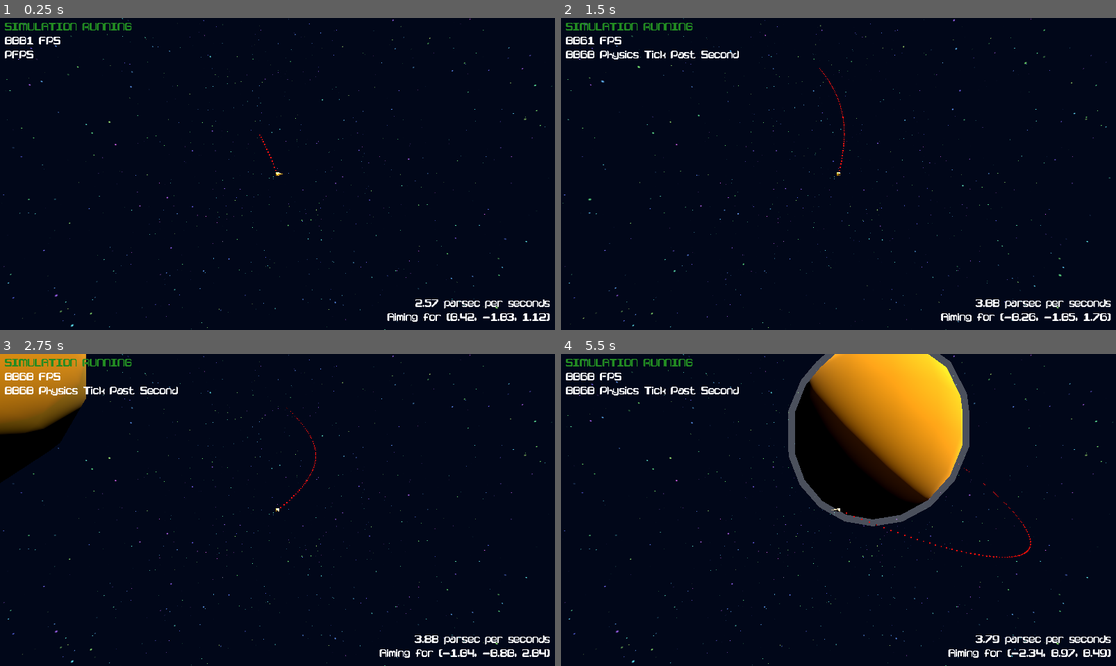
Above: before the commit, frames 1-4 (two rows, left to right).
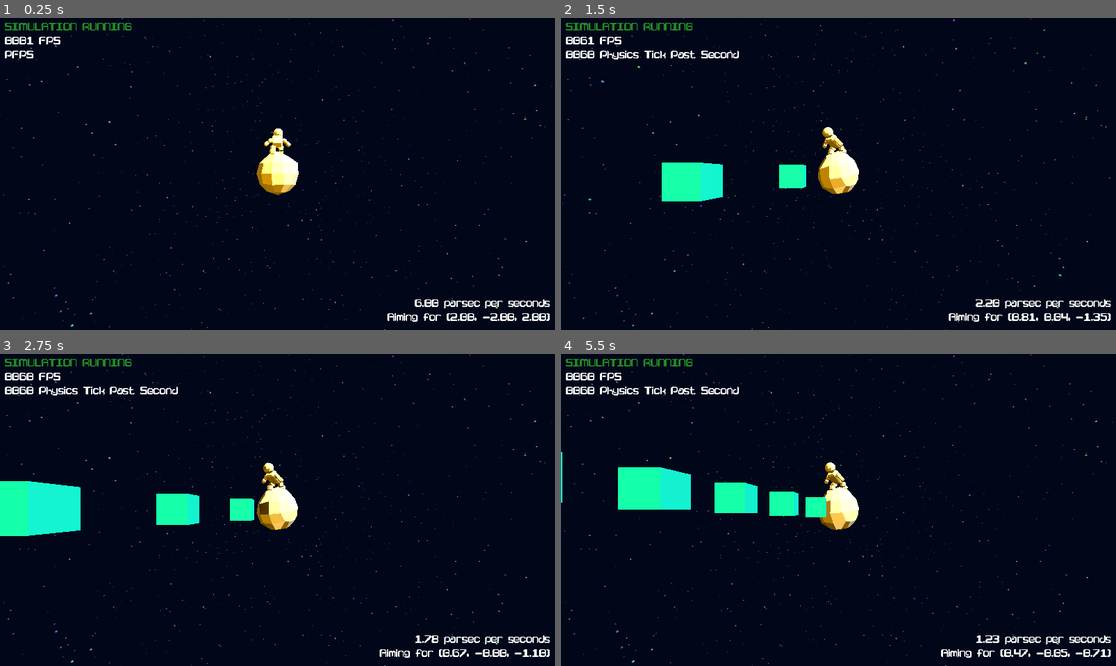
Above: after the commit, the same moments.

Repository: BlessedSleepSeeker/SpeedOfLight
Game: Godot game, scene res://world/StarSystem.tscn
The game is run twice, just before and just after one commit, with the same random seed, the same clock (stepped at 60 frames per second) and the same inputs.
Inputs (mouse positions are in pixels of both pictures, inside the frame that each line leads up to):
- Up to frame 1 (0.25 s): no input
- Up to frame 2 (1.5 s): move the mouse to (960, 158) at 0.52 s; tap Shift (BulletTime) at 0.6 s; click (960, 158) at 0.8 s; move the mouse to (727, 189) at 1.27 s; click (727, 189) at 1.35 s
- Up to frame 3 (2.75 s): tap Space (TogglePhysics) at 1.55, 2.1 s; tap Enter at 2 s; move the mouse to (333, 441) at 2.02 s; click (333, 441) at 2.17 s; tap Shift (BulletTime) at 2.3 s
- Up to frame 4 (5.5 s): move the mouse to (810, 572) at 2.77 s; tap Shift (BulletTime) at 2.85, 4.55 s; click (810, 572) at 3.05 s; move the mouse to (1005, 556) at 3.52 s; click (1005, 556) at 3.6 s; tap Space (TogglePhysics) at 3.8, 5.1 s; move the mouse to (672, 463) at 4.27 s; right-click (672, 463) at 4.35 s; click (672, 463) at 4.42 s; move the mouse to (866, 510) at 5.02 s; click (866, 510) at 5.3 s

The runs differ from the first frame. In frame 1, 1.2% of the frame differs, in the area x 46-99%, y 35-98%; in frame 2, 3.1%; in frame 3, 9.2%; in frame 4, 19%, in the area x 0-99%, y 0-98%.

Commit message:
Added aiming system and aiming indicator, reworked tail drawing with pooling

Diff:
--- /dev/null
+++ b/speed-of-light/comet/AimingMesh.tscn
@@ -0,0 +1,16 @@
+[gd_scene load_steps=3 format=3 uid="uid://ctsceytyjjrid"]
+
+[sub_resource type="PrismMesh" id="PrismMesh_vgxvb"]
+size = Vector3(0.4, 0.4, 0.2)
+
+[sub_resource type="StandardMaterial3D" id="StandardMaterial3D_8cvqk"]
+shading_mode = 2
+vertex_color_use_as_albedo = true
+albedo_color = Color(1, 0, 0, 1)
+
+[node name="AimingStatic" type="StaticBody3D"]
+
+[node name="AimingMesh" type="CSGMesh3D" parent="."]
+transform = Transform3D(-1, 8.742278e-08, 3.821371e-15, 0, -4.371139e-08, 1, 8.742278e-08, 1, 4.371139e-08, 0, 0, 0)
+mesh = SubResource("PrismMesh_vgxvb")
+material = SubResource("StandardMaterial3D_8cvqk")
--- a/speed-of-light/comet/Comet.tscn
+++ b/speed-of-light/comet/Comet.tscn
@@ -1,24 +1,11 @@
-[gd_scene load_steps=8 format=3 uid="uid://bs8425q4yrea2"]
+[gd_scene load_steps=5 format=3 uid="uid://bs8425q4yrea2"]
 
 [ext_resource type="Script" uid="uid://c04ppl8c5jc2w" path="res://comet/comet.gd" id="1_xiij3"]
-[ext_resource type="Material" uid="uid://clchh2kla8gsp" path="res://comet/material/base_comet_material.tres" id="2_g1h47"]
+[ext_resource type="PackedScene" uid="uid://dy7x3knm44k6k" path="res://comet/model/CometSkin.tscn" id="2_g1h47"]
 [ext_resource type="PackedScene" uid="uid://pqykoxve28eu" path="res://camera/CameraOrbit.tscn" id="2_se40t"]
 
 [sub_resource type="SphereShape3D" id="SphereShape3D_xiij3"]
-radius = 0.72502416
-
-[sub_resource type="CylinderMesh" id="CylinderMesh_xiij3"]
-material = ExtResource("2_g1h47")
-bottom_radius = 0.0
-
-[sub_resource type="SphereMesh" id="SphereMesh_se40t"]
-material = ExtResource("2_g1h47")
-radius = 0.6
-height = 1.2
-
-[sub_resource type="BoxMesh" id="BoxMesh_se40t"]
-material = ExtResource("2_g1h47")
-size = Vector3(0.4, 0.4, 0.4)
+radius = 0.5294755
 
 [node name="Comet" type="CharacterBody3D"]
 collision_layer = 3
@@ -28,24 +15,20 @@
 [node name="CollisionShape3D" type="CollisionShape3D" parent="."]
 shape = SubResource("SphereShape3D_xiij3")
 
-[node name="MeshRotator" type="Node3D" parent="."]
-transform = Transform3D(1.1924881e-08, 0, -1, 0, 1, 0, 1, 0, 1.1924881e-08, 0, 0, 0)
-
-[node name="MeshInstance3D" type="MeshInstance3D" parent="MeshRotator"]
+[node name="CometSkin" parent="." instance=ExtResource("2_g1h47")]
 unique_name_in_owner = true
-transform = Transform3D(-4.371139e-08, 1, 0, -1, -4.371139e-08, 0, 0, 0, 1, -1.1310803, 0, 0)
-mesh = SubResource("CylinderMesh_xiij3")
-skeleton = NodePath("../..")
-
-[node name="MeshInstance3D2" type="MeshInstance3D" parent="MeshRotator"]
-transform = Transform3D(-0.016021444, 0.9998717, 0, -0.9998717, -0.016021444, 0, 0, 0, 1, 0, 0, 0)
-mesh = SubResource("SphereMesh_se40t")
-skeleton = NodePath("../..")
-
-[node name="MeshInstance3D3" type="MeshInstance3D" parent="MeshRotator"]
-transform = Transform3D(1, 0, 0, 0, 0.47222775, -0.8814766, 0, 0.8814766, 0.47222775, -1, 0, 0)
-mesh = SubResource("BoxMesh_se40t")
-skeleton = NodePath("../..")
 
 [node name="CameraOrbit" parent="." instance=ExtResource("2_se40t")]
 unique_name_in_owner = true
+maxZoom = 150.0
+minZoom = 5.0
+zoomStep = 5.0
+
+[node name="DirectionRaycast" type="RayCast3D" parent="CameraOrbit"]
+unique_name_in_owner = true
+
+[node name="Hitbox" type="Area3D" parent="."]
+unique_name_in_owner = true
+
+[node name="CollisionShape3D2" type="CollisionShape3D" parent="Hitbox"]
+shape = SubResource("SphereShape3D_xiij3")
--- a/speed-of-light/comet/TailMesh.tscn
+++ b/speed-of-light/comet/TailMesh.tscn
@@ -8,9 +8,10 @@
 [sub_resource type="StandardMaterial3D" id="StandardMaterial3D_24vei"]
 shading_mode = 2
 vertex_color_use_as_albedo = true
-albedo_color = Color(1, 0, 0, 1)
+albedo_color = Color(0, 1, 0.98333335, 1)
+emission = Color(0.31, 0.31, 0.31, 1)
 
-[node name="StaticBody3D" type="StaticBody3D"]
+[node name="TailStatic" type="StaticBody3D"]
 script = ExtResource("1_xyhup")
 
 [node name="TailMesh" type="CSGMesh3D" parent="."]
--- a/speed-of-light/comet/comet.gd
+++ b/speed-of-light/comet/comet.gd
@@ -5,20 +5,22 @@
 @export var pause_movement: bool = false
 # Speed per tick * delta
 @export var speed: float = 10
-@export var initial_velocity: Vector3 = Vector3(0.5, -1, 1)
+@export var initial_velocity: Vector3 = Vector3(2, -2, 2)
 
 @export var draw_tail: bool = true
 @export var tail_mesh: PackedScene = preload("res://comet/TailMesh.tscn")
+@export var tail_max_amount: int = 1000
 
-@export var highlight_color: Color = Color8(255, 255, 255)
-@export var highlight_color_off: Color = Color8(255, 255, 255, 0)
-@export var highlight_tween_time: float = 0.4
+@export var ray_length: float = 20
+@export var ray_direction_amount: int = 20
+@export var aiming_mesh: PackedScene = preload("res://comet/AimingMesh.tscn")
 
-@onready var skin: Node3D = $MeshRotator
+@onready var skin: CometSkin = $CometSkin
+@onready var hitbox: Area3D = $Hitbox
 @onready var camera: CameraOrbit = %CameraOrbit
-@onready var highlight_material: ShaderMaterial = %MeshInstance3D.mesh.material.next_pass
+@onready var direction_raycast: RayCast3D = %DirectionRaycast
 
-const GRAVITY: float = 6.6743 * pow(10,-1)
+const GRAVITY: float = 1#6.6743 * pow(10,-1)
 
 var is_selected: bool = false:
 	set(value):
@@ -27,12 +29,21 @@
 
 var _physics_on: bool = true
 
-var is_aiming: bool = true
+var is_aiming: bool = true:
+	set(value):
+		is_aiming = value
+		_physics_on = !is_aiming
+		if is_aiming:
+			activate_camera()
+			camera._curZoom = camera.minZoom
 
 func _ready():
+	is_aiming = true
 	self.velocity = initial_velocity
 	activate_camera()
-	highlight_material.set_shader_parameter("outline_color", highlight_color_off)
+	setup_ray_pool()
+	setup_tail_pool()
+	hitbox.area_entered.connect(_on_entity_collided)
 	self.mouse_entered.connect(on_mouse_state_changed.bind(true))
 	self.mouse_exited.connect(on_mouse_state_changed.bind(false))
 
@@ -66,20 +77,56 @@
 	return self.position.distance_squared_to(entity.position)
 
 func apply_pull(gravity_pull: Vector3) -> void:
-	self.velocity += gravity_pull
+	if _physics_on:
+		self.velocity += gravity_pull
 
 func _physics_process(_delta):
+	if is_aiming:
+		update_ray()
 	if _physics_on:
 		skin.look_at(velocity)
 		move_and_collide(self.velocity)
 		if draw_tail == true:
-			var inst = tail_mesh.instantiate()
-			get_tree().root.add_child(inst)
-			inst.global_position = self.global_position
+			draw_tail_from_pool()
 
 func set_physics_toggle(value: bool) -> void:
 	if is_aiming == false:
 		_physics_on = value
+
+func shoot_self() -> void:
+	is_aiming = false
+	var mouse_pos: Vector2 = get_viewport().get_mouse_position()
+	var new_direction: Vector3 = get_viewport().get_camera_3d().project_ray_normal(mouse_pos)
+	apply_current_velocity_to_new_direction(new_direction)
+
+func apply_current_velocity_to_new_direction(new_direction: Vector3):
+	var current_speed: float = get_speed() / 3
+	self.velocity = new_direction * current_speed
+#endregion
+
+#region Game Mechanics
+var ray_dir_visuals: Array[StaticBody3D] = []
+func setup_ray_pool() -> void:
+	for i in range(ray_direction_amount):
+		var inst = aiming_mesh.instantiate()
+		get_tree().root.add_child.call_deferred(inst)
+		ray_dir_visuals.append(inst)
+
+func update_ray() -> void:
+	var mouse_pos: Vector2 = get_viewport().get_mouse_position()
+	#var ray_origin: Vector3 = get_viewport().get_camera_3d().project_ray_origin(mouse_pos)
+	#print(get_viewport().get_camera_3d().project_ray_normal(mouse_pos))
+	var ray_target: Vector3 = self.global_position + (get_viewport().get_camera_3d().project_ray_normal(mouse_pos) * ray_length)
+	direction_raycast.target_position = ray_target
+	var ray_direction = get_viewport().get_camera_3d().project_ray_normal(mouse_pos)#direction_raycast.target_position.normalized()
+	var i = 1
+	for node: StaticBody3D in ray_dir_visuals:
+		if node.is_inside_tree():
+			node.global_position = self.global_position + (ray_direction * (i * (ray_length / ray_direction_amount)))
+		i += 1
+
+func _on_entity_collided(_area: Area3D) -> void:
+	is_aiming = true
 
 #endregion
 
@@ -89,18 +136,35 @@
 	is_selected = value
 
 func toggle_highlight(direction: bool) -> void:
-	var tween: Tween = create_tween()
-	tween.tween_property(highlight_material, "shader_parameter/outline_color", highlight_color if direction else highlight_color_off, highlight_tween_time)
+	skin.toggle_highlight(direction)
 
 func activate_camera() -> void:
 	camera.make_current()
+
+var tail_visuals: Array[StaticBody3D] = []
+func setup_tail_pool() -> void:
+	for i in range(tail_max_amount):
+		var inst: StaticBody3D = tail_mesh.instantiate()
+		get_tree().root.add_child.call_deferred(inst)
+		tail_visuals.append(inst)
+		inst.hide()
+
+func draw_tail_from_pool() -> void:
+	var tail_entity: StaticBody3D = tail_visuals.pop_front()
+	if not tail_entity:
+		return
+	tail_entity.global_position = self.global_position
+	tail_entity.show()
+	tail_visuals.append(tail_entity)
+
 #endregion
 
 #region Input
 
 func _unhandled_input(_event):
 	if Input.is_action_just_pressed("TogglePhysics"):
-		_physics_on = !_physics_on
+		if !self.is_aiming:
+			_physics_on = !_physics_on
 	if Input.is_action_just_pressed("BulletTime"):
 		toggle_bullet_time(true)
 	if Input.is_action_just_released("BulletTime"):
@@ -108,7 +172,6 @@
 
 
 func toggle_bullet_time(toggle: bool) -> void:
-	print("toggled bullet time : %s" % toggle)
 	if toggle:
 		var tween: Tween = get_tree().create_tween()
 		tween.tween_property(Engine, "time_scale", 0.1, 0.4).set_trans(Tween.TRANS_CUBIC).set_ease(Tween.EASE_OUT)
--- /dev/null
+++ b/speed-of-light/comet/model/CometSkin.tscn
@@ -0,0 +1,84 @@
+[gd_scene load_steps=9 format=3 uid="uid://dy7x3knm44k6k"]
+
+[ext_resource type="Script" uid="uid://o7mjphf3reax" path="res://comet/model/comet_skin.gd" id="1_ali11"]
+[ext_resource type="PackedScene" uid="uid://juv6l4lflylj" path="res://comet/model/CometModel.gltf" id="2_ali11"]
+
+[sub_resource type="AnimationNodeAnimation" id="AnimationNodeAnimation_ali11"]
+animation = &"Idle"
+
+[sub_resource type="AnimationNodeStateMachineTransition" id="AnimationNodeStateMachineTransition_sosry"]
+advance_mode = 2
+
+[sub_resource type="AnimationNodeStateMachine" id="AnimationNodeStateMachine_q43ii"]
+states/Idle/node = SubResource("AnimationNodeAnimation_ali11")
+states/Idle/position = Vector2(371, 52)
+states/Start/position = Vector2(174, 72)
+transitions = ["Start", "Idle", SubResource("AnimationNodeStateMachineTransition_sosry")]
+graph_offset = Vector2(-8, -47)
+
+[sub_resource type="StandardMaterial3D" id="StandardMaterial3D_ali11"]
+transparency = 1
+shading_mode = 2
+vertex_color_use_as_albedo = true
+
+[sub_resource type="BoxMesh" id="BoxMesh_sosry"]
+material = SubResource("StandardMaterial3D_ali11")
+size = Vector3(0.3, 0.3, 0.3)
+
+[sub_resource type="Gradient" id="Gradient_q43ii"]
+interpolation_mode = 2
+offsets = PackedFloat32Array(0, 0.8287671, 1)
+colors = PackedColorArray(1, 1, 1, 1, 1, 1, 1, 1, 1, 1, 1, 0)
+
+[node name="CometSkin" type="Node3D"]
+script = ExtResource("1_ali11")
+
+[node name="CometMesh" parent="." instance=ExtResource("2_ali11")]
+unique_name_in_owner = true
+
+[node name="body" parent="CometMesh/character" index="0"]
+transform = Transform3D(0.7030064, 0.7105988, -0.028830603, -0.7111835, 0.7024286, -0.028498635, 3.3900142e-07, 0.04053857, 0.999178, 0, 0.22916667, 0)
+
+[node name="left_leg" parent="CometMesh/character/body" index="1"]
+transform = Transform3D(0.5783033, -0.81515104, 0.03307205, 0.8158218, 0.5778279, -0.023443863, 3.3713877e-07, 0.040538568, 0.99917793, 0, -0.19791667, -0.09375)
+
+[node name="left_feet" parent="CometMesh/character/body/left_leg" index="1"]
+transform = Transform3D(0.21643971, 0.9762114, 0.012849219, -0.976296, 0.21642096, 0.0028486045, -2.3283064e-10, -0.013161194, 0.9999133, 0, -0.109375, 0)
+
+[node name="right_leg" parent="CometMesh/character/body" index="2"]
+transform = Transform3D(-0.5783033, -0.81515104, 0.03307205, 0.8158218, -0.5778279, 0.023443863, -3.3713877e-07, 0.040538568, 0.99917793, 0.0625, -0.16666667, 0.09375)
+
+[node name="right_feet" parent="CometMesh/character/body/right_leg" index="1"]
+transform = Transform3D(0.5, 0.8659503, 0.011397928, -0.8660254, 0.4999567, 0.006580596, -1.8626451e-09, -0.013161192, 0.9999134, 0, -0.109375, 0)
+
+[node name="head" parent="CometMesh/character/body" index="3"]
+transform = Transform3D(0.8158218, -0.577828, 0.023443865, 0.57830334, 0.81515115, -0.03307205, -3.3900142e-07, 0.04053857, 0.99917793, 0, 0.17708333, 0)
+
+[node name="right_arm" parent="CometMesh/character/body" index="4"]
+transform = Transform3D(0.89736897, 0.01844507, 0.44089487, 0.26910755, 0.7689627, -0.5798941, -0.34972793, 0.6390273, 0.6850797, 0, 0.098958336, 0.125)
+
+[node name="left_arm" parent="CometMesh/character/body" index="5"]
+transform = Transform3D(0.7410142, 0.27990946, -0.6103675, -0.07435401, 0.9375894, 0.33970165, 0.6673598, -0.20634049, 0.7155797, 0, 0.098958336, -0.125)
+
+[node name="AnimationTree" type="AnimationTree" parent="."]
+unique_name_in_owner = true
+root_node = NodePath("%CometMesh")
+tree_root = SubResource("AnimationNodeStateMachine_q43ii")
+anim_player = NodePath("../CometMesh/AnimationPlayer")
+
+[node name="CPUParticles3D" type="CPUParticles3D" parent="."]
+emitting = false
+amount = 600
+lifetime = 60.0
+draw_order = 1
+mesh = SubResource("BoxMesh_sosry")
+direction = Vector3(0, -1, 0)
+spread = 0.0
+gravity = Vector3(0, 0, 0)
+initial_velocity_min = 0.1
+initial_velocity_max = 0.1
+angle_min = 44.5
+angle_max = 133.6
+color_ramp = SubResource("Gradient_q43ii")
+
+[editable path="CometMesh"]
--- /dev/null
+++ b/speed-of-light/comet/model/comet_skin.gd
@@ -0,0 +1,43 @@
+extends Node3D
+class_name CometSkin
+
+@export var play_animation_on_load: String = ""
+@onready var animation_tree: AnimationTree = %AnimationTree
+@onready var state_machine : AnimationNodeStateMachinePlayback = animation_tree.get("parameters/playback")
+
+@export var highlight_material: ShaderMaterial = preload("res://camera/shaders/highlight_material.tres")
+@export var highlight_color: Color = Color8(255, 255, 255)
+@export var highlight_color_off: Color = Color8(255, 255, 255, 0)
+@export var highlight_tween_time: float = 0.4
+
+@onready var model: Node3D = %CometMesh
+
+func _ready():
+	add_highlight_material_on_next_pass()
+	highlight_material.set_shader_parameter("outline_color", highlight_color_off)
+	if play_animation_on_load:
+		travel(play_animation_on_load)
+
+func travel(state_name: String) -> void:
+	state_machine.travel(state_name)
+
+func add_highlight_material_on_next_pass() -> void:
+	for child in model.get_children():
+		if child is MeshInstance3D:
+			var material: Material = child.mesh.get("surface_0/material")
+			while material:
+				if material.next_pass == null:
+					material.next_pass = highlight_material
+					break
+				material = material.next_pass
+
+func toggle_highlight(direction: bool) -> void:
+	var tween: Tween = create_tween()
+	tween.tween_property(highlight_material, "shader_parameter/outline_color", highlight_color if direction else highlight_color_off, highlight_tween_time)
+
+func look_at_velocity(velocity: Vector3, rotation_speed: float, _delta: float) -> void:
+	var node: Node3D = Node3D.new()
+	if velocity != Vector3.ZERO:
+		node.look_at_from_position(self.global_position, global_transform.origin + velocity, Vector3.MODEL_TOP, true)
+		var tween: Tween = create_tween()
+		tween.tween_property(self, "rotation", node.rotation, rotation_speed * _delta)
--- /dev/null
+++ b/speed-of-light/comet/model/materials/material_0.tres
@@ -0,0 +1,9 @@
+[gd_resource type="StandardMaterial3D" format=3 uid="uid://btho8mcc872m2"]
+
+[resource]
+resource_name = "material_0"
+transparency = 2
+alpha_scissor_threshold = 0.05
+alpha_antialiasing_mode = 0
+cull_mode = 2
+shading_mode = 2
--- /dev/null
+++ b/speed-of-light/comet/model/materials/material_1.tres
@@ -0,0 +1,9 @@
+[gd_resource type="StandardMaterial3D" format=3 uid="uid://vt2lv8d4xpxi"]
+
+[resource]
+resource_name = "material_1"
+transparency = 2
+alpha_scissor_threshold = 0.05
+alpha_antialiasing_mode = 0
+cull_mode = 2
+shading_mode = 2
--- /dev/null
+++ b/speed-of-light/comet/model/materials/material_2.tres
@@ -0,0 +1,9 @@
+[gd_resource type="StandardMaterial3D" format=3 uid="uid://knhf8wnich18"]
+
+[resource]
+resource_name = "material_2"
+transparency = 2
+alpha_scissor_threshold = 0.05
+alpha_antialiasing_mode = 0
+cull_mode = 2
+shading_mode = 2
--- /dev/null
+++ b/speed-of-light/comet/model/materials/material_3.tres
@@ -0,0 +1,9 @@
+[gd_resource type="StandardMaterial3D" format=3 uid="uid://ocn13xp353i0"]
+
+[resource]
+resource_name = "material_3"
+transparency = 2
+alpha_scissor_threshold = 0.05
+alpha_antialiasing_mode = 0
+cull_mode = 2
+shading_mode = 2
--- a/speed-of-light/comet/tail_mesh.gd
+++ b/speed-of-light/comet/tail_mesh.gd
@@ -8,7 +8,7 @@
 		toggle_physics(_physics_on)
 
 func _ready():
-	fade_timer.timeout.connect(fade_away)
+	pass#fade_timer.timeout.connect(fade_away)
 
 
 func toggle_physics(value: bool) -> void:
--- a/speed-of-light/world/star_system.gd
+++ b/speed-of-light/world/star_system.gd
@@ -31,6 +31,8 @@
 	debug_hud.update_pfps()
 
 func toggle_physics():
+	if comet.is_aiming:
+		return
 	_physics_on = !_physics_on
 	debug_hud.update_is_paused(!_physics_on)
 #endregion
@@ -46,7 +48,7 @@
 #region Click
 func check_for_click() -> void:
 	if comet.is_aiming:
-		pass
+		comet.shoot_self()
 		return
 	if comet.is_selected:
 		_on_entity_selected(comet)
Not shown, added: speed-of-light/comet/model/CometModel.gltf
Not shown, added: speed-of-light/comet/model/CometModel.gltf.import
Not shown, added: speed-of-light/comet/model/comet_skin.gd.uid
Not shown, added: speed-of-light/comet/model/Comet.bbmodel
Not shown, added: speed-of-light/comet/model/CometModel.bbmodel
